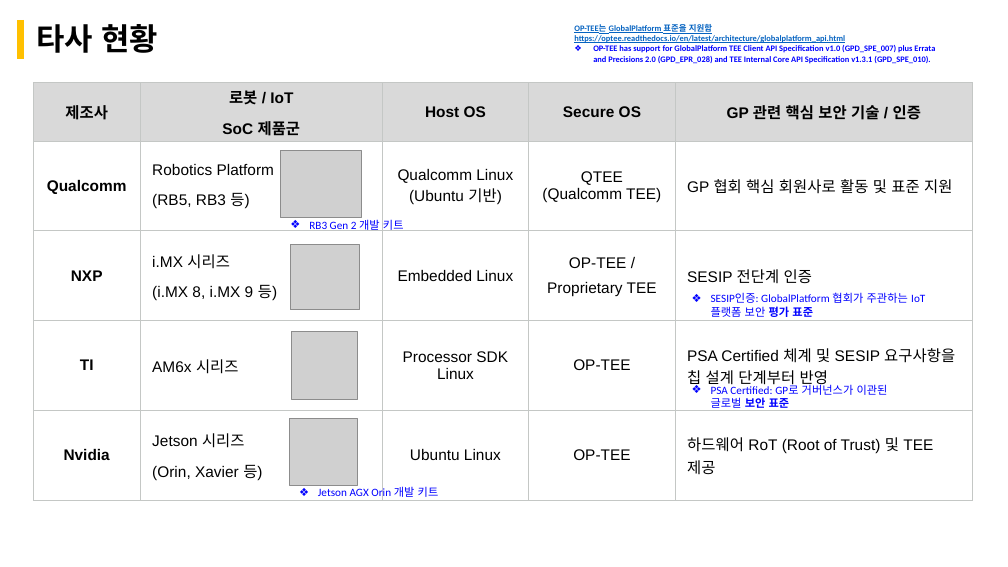
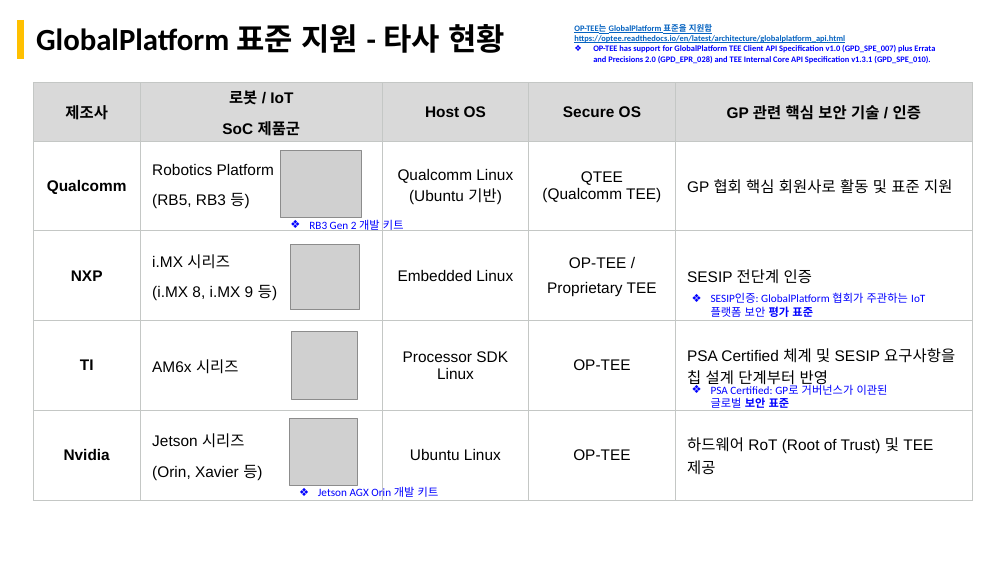
Before and after one commit to boram1288/test-p, a slide deck: slide 2 of ppt/SW_Architect_개인과제_appendix.pptx (slide 1 before the commit). Drawn at 1008x567 pixels with LibreOffice and Linux fonts; fonts in the diff are those of the drawing; grey boxes stand for pictures. Boxes give left, top, right and bottom in pixels: in the first picture for what was removed or moved away, otherwise in the second. Text is boxed around its words. In the diff, an @@ line names an element or a change of style, - is before the commit and + after.

```diff
--- a/ppt/SW_Architect_개인과제_appendix.pptx
+++ b/ppt/SW_Architect_개인과제_appendix.pptx
@@ title at [36,24,505,53]: text changed @@
-타사 현황
+GlobalPlatform 표준 지원 - 타사 현황
```
Also in this commit, not shown: 1 other slide changed, 1 slide added, 20 other files.
